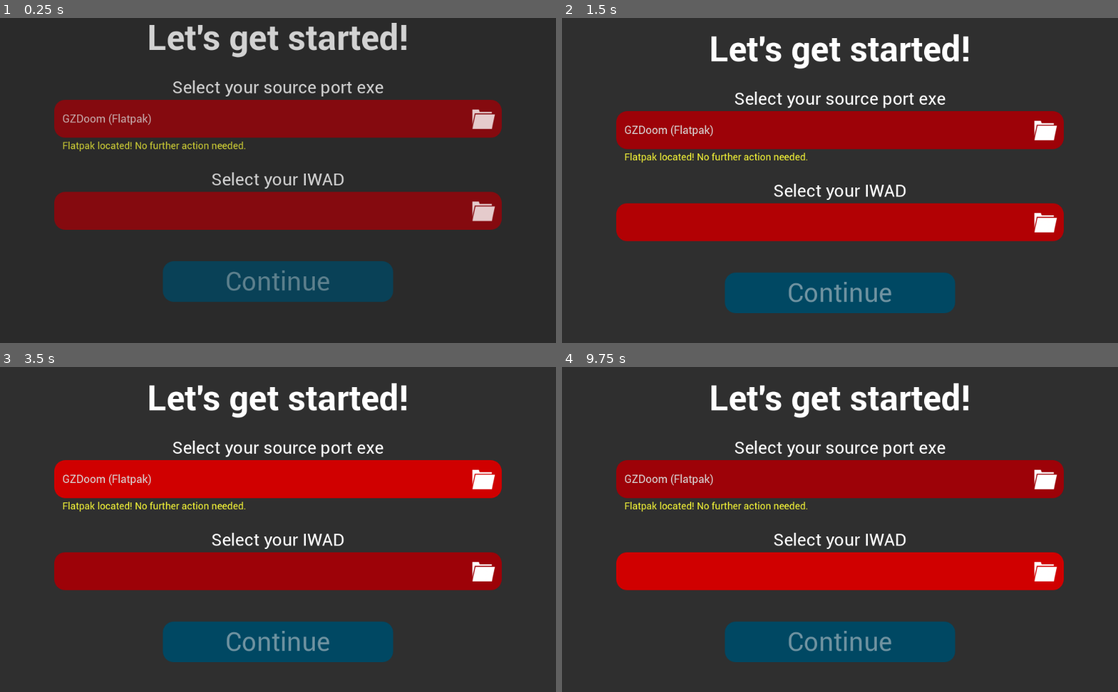
Above: before the commit, frames 1-4 (two rows, left to right).
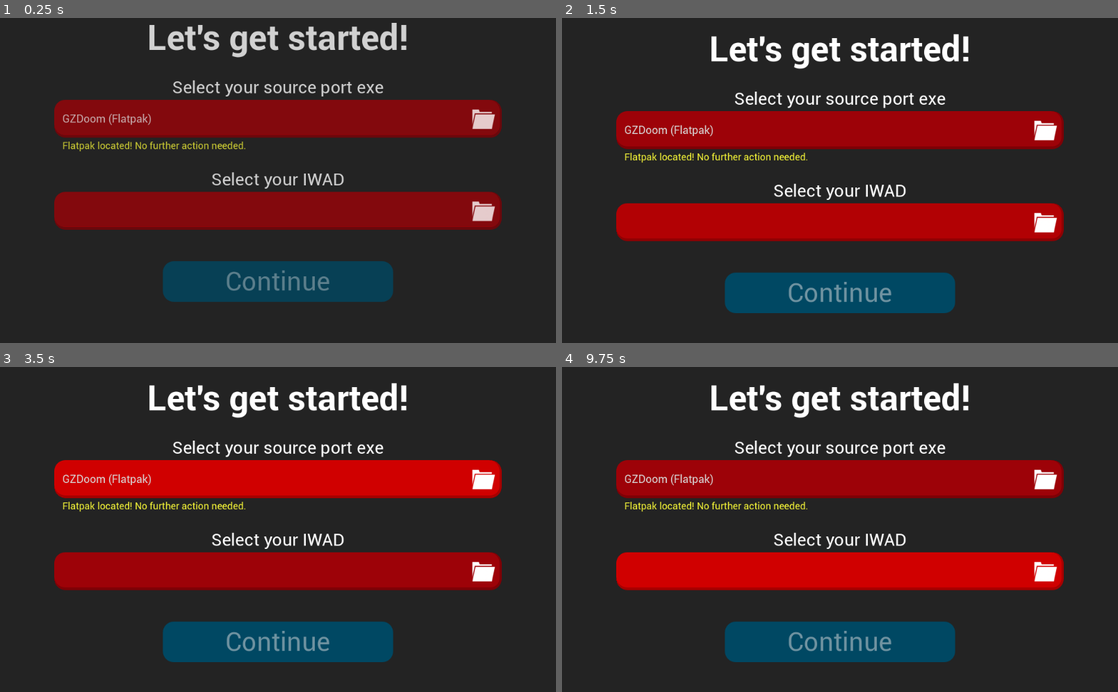
Above: after the commit, the same moments.

Repository: popcar2/CleanDoom
Game: Godot game, scene res://Scenes/MainScene/main_scene.tscn
Same seed, same stepped clock (60 frames per second), same inputs: the game is played once before the commit and once after it.
Inputs (mouse positions are in pixels of both pictures, inside the frame that each line leads up to):
- Up to frame 1 (0.25 s): no input
- Up to frame 2 (1.5 s): move the mouse to (962, 164) at 0.52 s; tap Delete (delete) at 0.6 s; click (962, 164) at 0.67 s; tap Enter at 1.25 s; drag from (728, 196) to (812, 245) at 1.27 s
- Up to frame 3 (3.5 s): move the mouse to (333, 458) at 2.02 s; tap Delete (delete) at 2.1 s; click (333, 458) at 2.17 s; tap Space at 2.75 s; drag from (250, 594) to (111, 480) at 2.77 s
- Up to frame 4 (9.75 s): move the mouse to (1006, 578) at 3.52 s; tap Delete (delete) every 1.5 s from 3.6 to 9.6 s; click (1006, 578) at 3.67 s; tap Enter at 4.25, 5.75 s; drag from (673, 480) to (756, 448) at 4.27 s; tap Space at 5, 6.5 s; move the mouse to (867, 529) at 5.02 s; click (867, 529) at 5.17 s; drag from (756, 448) to (728, 545) at 5.77 s; move the mouse to (962, 513) at 6.52 s; click (962, 513) at 6.67 s; drag from (728, 545) to (812, 594) at 7.27 s; move the mouse to (895, 458) at 8.02 s; click (895, 458) at 8.17 s; drag from (812, 594) to (673, 480) at 8.77 s; move the mouse to (1006, 578) at 9.52 s; click (1006, 578) at 9.67 s

The runs differ from the first frame. In frame 1, 1.3% of the frame differs, in the area x 9-91%, y 25-66%; in frame 2, 1.3%; in frame 3, 1.3%; in frame 4, 1.3%, in the area x 9-91%, y 28-69%.

Commit message:
Allow more wad file types, clean up intro theming

Diff:
--- a/Scenes/Intro/Intro.tscn
+++ b/Scenes/Intro/Intro.tscn
@@ -11,6 +11,8 @@
 
 [sub_resource type="StyleBoxFlat" id="StyleBoxFlat_yu1te"]
 bg_color = Color(1, 1, 1, 1)
+border_width_right = 4
+border_width_bottom = 5
 corner_radius_top_left = 20
 corner_radius_top_right = 20
 corner_radius_bottom_right = 20
@@ -54,17 +56,7 @@
 theme = SubResource("Theme_5dw0q")
 script = ExtResource("2_i8sul")
 
-[node name="ColorRect" type="ColorRect" parent="."]
-layout_mode = 1
-anchors_preset = 15
-anchor_right = 1.0
-anchor_bottom = 1.0
-offset_bottom = 95.0
-grow_horizontal = 2
-grow_vertical = 2
-color = Color(0.184314, 0.184314, 0.184314, 1)
-
-[node name="Title" type="RichTextLabel" parent="ColorRect"]
+[node name="Title" type="RichTextLabel" parent="."]
 layout_mode = 1
 anchors_preset = 10
 anchor_right = 1.0
@@ -78,7 +70,7 @@
 text = "[center][b]Let's get started!"
 fit_content = true
 
-[node name="VBoxContainer" type="VBoxContainer" parent="ColorRect"]
+[node name="VBoxContainer" type="VBoxContainer" parent="."]
 layout_mode = 1
 anchors_preset = 15
 anchor_right = 1.0
@@ -87,20 +79,20 @@
 grow_horizontal = 2
 grow_vertical = 2
 
-[node name="ExeSelectText" type="RichTextLabel" parent="ColorRect/VBoxContainer"]
+[node name="ExeSelectText" type="RichTextLabel" parent="VBoxContainer"]
 layout_mode = 2
 theme_override_font_sizes/normal_font_size = 32
 bbcode_enabled = true
 text = "[center]Select your source port exe"
 fit_content = true
 
-[node name="ExeSelectMargin" type="MarginContainer" parent="ColorRect/VBoxContainer"]
+[node name="ExeSelectMargin" type="MarginContainer" parent="VBoxContainer"]
 custom_minimum_size = Vector2(0, 70)
 layout_mode = 2
 theme_override_constants/margin_left = 100
 theme_override_constants/margin_right = 100
 
-[node name="ExeSelect" type="Panel" parent="ColorRect/VBoxContainer/ExeSelectMargin"]
+[node name="ExeSelect" type="Panel" parent="VBoxContainer/ExeSelectMargin"]
 unique_name_in_owner = true
 self_modulate = Color(0.615686, 0.00784314, 0.0313726, 1)
 layout_mode = 2
@@ -109,7 +101,7 @@
 script = ExtResource("4_76plu")
 windows_file_filter = "*.exe"
 
-[node name="RichTextLabel" type="RichTextLabel" parent="ColorRect/VBoxContainer/ExeSelectMargin/ExeSelect"]
+[node name="RichTextLabel" type="RichTextLabel" parent="VBoxContainer/ExeSelectMargin/ExeSelect"]
 modulate = Color(0.851769, 0.851769, 0.851769, 1)
 layout_mode = 1
 anchors_preset = 14
@@ -128,7 +120,7 @@
 scroll_following = true
 autowrap_mode = 1
 
-[node name="FileDialog" type="FileDialog" parent="ColorRect/VBoxContainer/ExeSelectMargin/ExeSelect"]
+[node name="FileDialog" type="FileDialog" parent="VBoxContainer/ExeSelectMargin/ExeSelect"]
 title = "Open a File"
 initial_position = 2
 size = Vector2i(350, 200)
@@ -139,7 +131,7 @@
 filters = PackedStringArray("*; All Files")
 use_native_dialog = true
 
-[node name="TextureRect" type="TextureRect" parent="ColorRect/VBoxContainer/ExeSelectMargin/ExeSelect"]
+[node name="TextureRect" type="TextureRect" parent="VBoxContainer/ExeSelectMargin/ExeSelect"]
 layout_mode = 1
 anchors_preset = 6
 anchor_left = 1.0
@@ -155,7 +147,7 @@
 texture = ExtResource("5_haktb")
 expand_mode = 1
 
-[node name="FlatpakLocatedText" type="RichTextLabel" parent="ColorRect/VBoxContainer/ExeSelectMargin/ExeSelect"]
+[node name="FlatpakLocatedText" type="RichTextLabel" parent="VBoxContainer/ExeSelectMargin/ExeSelect"]
 unique_name_in_owner = true
 visible = false
 modulate = Color(0.964706, 0.964706, 0.215686, 1)
@@ -172,31 +164,31 @@
 theme_override_font_sizes/normal_font_size = 18
 text = "Flatpak located! No further action needed."
 
-[node name="Padding" type="Control" parent="ColorRect/VBoxContainer"]
+[node name="Padding" type="Control" parent="VBoxContainer"]
 custom_minimum_size = Vector2(0, 50)
 layout_mode = 2
 
-[node name="IWADSelectText" type="RichTextLabel" parent="ColorRect/VBoxContainer"]
+[node name="IWADSelectText" type="RichTextLabel" parent="VBoxContainer"]
 layout_mode = 2
 theme_override_font_sizes/normal_font_size = 32
 bbcode_enabled = true
 text = "[center]Select your IWAD"
 fit_content = true
 
-[node name="IWADSelectMargin" type="MarginContainer" parent="ColorRect/VBoxContainer"]
+[node name="IWADSelectMargin" type="MarginContainer" parent="VBoxContainer"]
 custom_minimum_size = Vector2(0, 70)
 layout_mode = 2
 theme_override_constants/margin_left = 100
 theme_override_constants/margin_right = 100
 
-[node name="IWADSelect" type="Panel" parent="ColorRect/VBoxContainer/IWADSelectMargin"]
+[node name="IWADSelect" type="Panel" parent="VBoxContainer/IWADSelectMargin"]
 self_modulate = Color(0.615686, 0.00784314, 0.0313726, 1)
 layout_mode = 2
 size_flags_vertical = 3
 theme_override_styles/panel = SubResource("StyleBoxFlat_yu1te")
 script = ExtResource("4_76plu")
 
-[node name="RichTextLabel" type="RichTextLabel" parent="ColorRect/VBoxContainer/IWADSelectMargin/IWADSelect"]
+[node name="RichTextLabel" type="RichTextLabel" parent="VBoxContainer/IWADSelectMargin/IWADSelect"]
 modulate = Color(0.851769, 0.851769, 0.851769, 1)
 layout_mode = 1
 anchors_preset = 14
@@ -215,7 +207,7 @@
 scroll_following = true
 autowrap_mode = 1
 
-[node name="FileDialog" type="FileDialog" parent="ColorRect/VBoxContainer/IWADSelectMargin/IWADSelect"]
+[node name="FileDialog" type="FileDialog" parent="VBoxContainer/IWADSelectMargin/IWADSelect"]
 title = "Open a File"
 initial_position = 2
 size = Vector2i(350, 200)
@@ -223,10 +215,10 @@
 ok_button_text = "Open"
 file_mode = 0
 access = 2
-filters = PackedStringArray("*.iwad,*.wad", "*; All Files")
+filters = PackedStringArray("*.wad,*.pk3,*.ipk3,*.pk7; Doom Wad", "*; All Files")
 use_native_dialog = true
 
-[node name="TextureRect" type="TextureRect" parent="ColorRect/VBoxContainer/IWADSelectMargin/IWADSelect"]
+[node name="TextureRect" type="TextureRect" parent="VBoxContainer/IWADSelectMargin/IWADSelect"]
 layout_mode = 1
 anchors_preset = 6
 anchor_left = 1.0
@@ -242,16 +234,16 @@
 texture = ExtResource("5_haktb")
 expand_mode = 1
 
-[node name="Padding2" type="Control" parent="ColorRect/VBoxContainer"]
+[node name="Padding2" type="Control" parent="VBoxContainer"]
 custom_minimum_size = Vector2(0, 50)
 layout_mode = 2
 
-[node name="ContinueMargin" type="MarginContainer" parent="ColorRect/VBoxContainer"]
+[node name="ContinueMargin" type="MarginContainer" parent="VBoxContainer"]
 layout_mode = 2
 theme_override_constants/margin_left = 300
 theme_override_constants/margin_right = 300
 
-[node name="ContinueButton" type="Button" parent="ColorRect/VBoxContainer/ContinueMargin"]
+[node name="ContinueButton" type="Button" parent="VBoxContainer/ContinueMargin"]
 unique_name_in_owner = true
 custom_minimum_size = Vector2(0, 75)
 layout_mode = 2
@@ -264,12 +256,12 @@
 disabled = true
 text = "Continue"
 
-[connection signal="mouse_entered" from="ColorRect/VBoxContainer/ExeSelectMargin/ExeSelect" to="ColorRect/VBoxContainer/ExeSelectMargin/ExeSelect" method="_on_mouse_entered"]
-[connection signal="mouse_exited" from="ColorRect/VBoxContainer/ExeSelectMargin/ExeSelect" to="ColorRect/VBoxContainer/ExeSelectMargin/ExeSelect" method="_on_mouse_exited"]
-[connection signal="file_selected" from="ColorRect/VBoxContainer/ExeSelectMargin/ExeSelect/FileDialog" to="." method="_on_exe_file_selected"]
-[connection signal="file_selected" from="ColorRect/VBoxContainer/ExeSelectMargin/ExeSelect/FileDialog" to="ColorRect/VBoxContainer/ExeSelectMargin/ExeSelect" method="_on_file_dialog_file_selected"]
-[connection signal="mouse_entered" from="ColorRect/VBoxContainer/IWADSelectMargin/IWADSelect" to="ColorRect/VBoxContainer/IWADSelectMargin/IWADSelect" method="_on_mouse_entered"]
-[connection signal="mouse_exited" from="ColorRect/VBoxContainer/IWADSelectMargin/IWADSelect" to="ColorRect/VBoxContainer/IWADSelectMargin/IWADSelect" method="_on_mouse_exited"]
-[connection signal="file_selected" from="ColorRect/VBoxContainer/IWADSelectMargin/IWADSelect/FileDialog" to="." method="_on_iwad_file_selected"]
-[connection signal="file_selected" from="ColorRect/VBoxContainer/IWADSelectMargin/IWADSelect/FileDialog" to="ColorRect/VBoxContainer/IWADSelectMargin/IWADSelect" method="_on_file_dialog_file_selected"]
-[connection signal="pressed" from="ColorRect/VBoxContainer/ContinueMargin/ContinueButton" to="." method="_on_continue_button_pressed"]
+[connection signal="mouse_entered" from="VBoxContainer/ExeSelectMargin/ExeSelect" to="VBoxContainer/ExeSelectMargin/ExeSelect" method="_on_mouse_entered"]
+[connection signal="mouse_exited" from="VBoxContainer/ExeSelectMargin/ExeSelect" to="VBoxContainer/ExeSelectMargin/ExeSelect" method="_on_mouse_exited"]
+[connection signal="file_selected" from="VBoxContainer/ExeSelectMargin/ExeSelect/FileDialog" to="." method="_on_exe_file_selected"]
+[connection signal="file_selected" from="VBoxContainer/ExeSelectMargin/ExeSelect/FileDialog" to="VBoxContainer/ExeSelectMargin/ExeSelect" method="_on_file_dialog_file_selected"]
+[connection signal="mouse_entered" from="VBoxContainer/IWADSelectMargin/IWADSelect" to="VBoxContainer/IWADSelectMargin/IWADSelect" method="_on_mouse_entered"]
+[connection signal="mouse_exited" from="VBoxContainer/IWADSelectMargin/IWADSelect" to="VBoxContainer/IWADSelectMargin/IWADSelect" method="_on_mouse_exited"]
+[connection signal="file_selected" from="VBoxContainer/IWADSelectMargin/IWADSelect/FileDialog" to="." method="_on_iwad_file_selected"]
+[connection signal="file_selected" from="VBoxContainer/IWADSelectMargin/IWADSelect/FileDialog" to="VBoxContainer/IWADSelectMargin/IWADSelect" method="_on_file_dialog_file_selected"]
+[connection signal="pressed" from="VBoxContainer/ContinueMargin/ContinueButton" to="." method="_on_continue_button_pressed"]
--- a/Scenes/MainScene/main_scene.tscn
+++ b/Scenes/MainScene/main_scene.tscn
@@ -437,7 +437,7 @@
 ok_button_text = "Open"
 file_mode = 0
 access = 2
-filters = PackedStringArray("*.iwad,*.wad", "*; All Files")
+filters = PackedStringArray("*.wad,*.pk3,*.ipk3,*.pk7; Doom Wad", "*; All Files")
 use_native_dialog = true
 
 [node name="TextureRect" type="TextureRect" parent="TopBar/IWADSelect"]
--- a/Scenes/ModPanel/mod_panel.gd
+++ b/Scenes/ModPanel/mod_panel.gd
@@ -71,7 +71,7 @@
 func _on_mouse_entered() -> void:
 	is_mouse_over = true
 	if self != selected_panel:
-		self_modulate = self_modulate.lightened(0.25)
+		self_modulate = self_modulate.lightened(0.20)
 
 func _on_mouse_exited() -> void:
 	is_mouse_over = false
--- a/project.godot
+++ b/project.godot
@@ -48,4 +48,4 @@
 
 renderer/rendering_method="gl_compatibility"
 renderer/rendering_method.mobile="gl_compatibility"
-environment/defaults/default_clear_color=Color(0.0980392, 0.0980392, 0.0980392, 1)
+environment/defaults/default_clear_color=Color(0.137255, 0.137255, 0.137255, 1)
